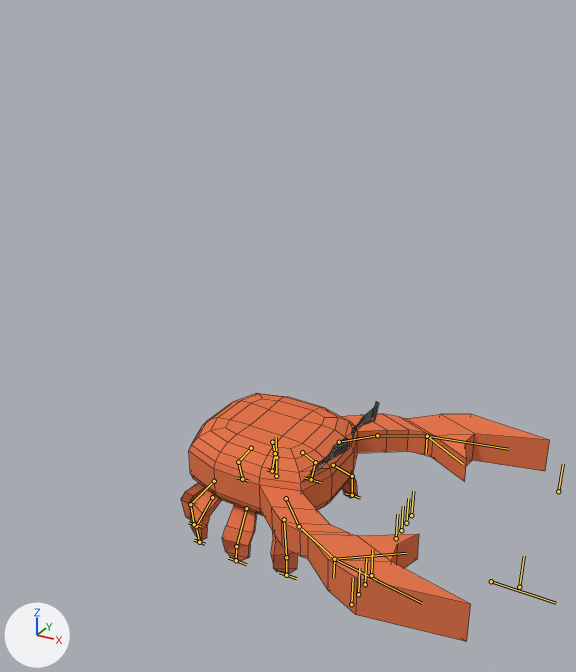
An edit to the Blender file kolme6/Assets/Models/dancing_crab_model.blend, drawn before and after from the same camera.
Rendered twice from a camera (50 mm lens) standing at (11.32, -19.75, 14.34) and looking at (0.68, -0.42, 4.67). Every picture has the same lights, and +X, +Y and +Z are marked at lower left. The bones that bend it are drawn over the model as lines. Mesh edges are drawn as thin lines.
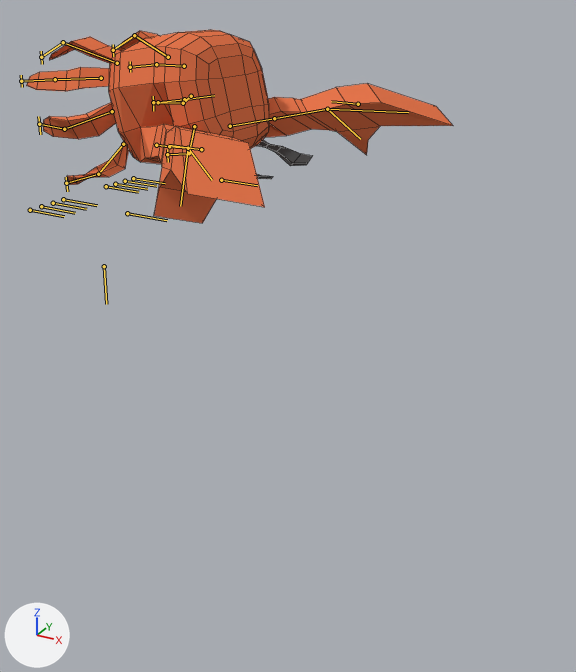
The newer file adds an action. The first version stands in its rest pose; the second is drawn at frame 78 of the action 'Voltti'.

Pixel boxes [x1, y1, x2, y2] of what changed, in the pictures (576 x 672 px):
'Cube', posed (16% wider, 22% shorter)
    before: [181, 393, 549, 642]
    after: [26, 30, 453, 223]
bone 'Ctrl Bone', root to tip
    before: (491, 581) to (556, 603)
    after: (104, 266) to (106, 304)
bone 'Torso', root to tip
    before: (276, 476) to (276, 457)
    after: (158, 102) to (184, 99)
bone '1stLeg IK.L', root to tip
    before: (352, 495) to (345, 493)
    after: (167, 154) to (167, 149)
bone '2ndLeg IK.L', root to tip
    before: (311, 479) to (304, 477)
    after: (153, 102) to (153, 96)
bone '3rd Leg IK.L', root to tip
    before: (272, 471) to (267, 469)
    after: (130, 67) to (130, 61)
bone '4th Leg IK.L', root to tip
    before: (242, 479) to (237, 477)
    after: (113, 50) to (113, 44)
bone 'LowerArm IK.L', root to tip
    before: (427, 436) to (426, 452)
    after: (358, 104) to (331, 101)
bone 'Elbow.L', root to tip
    before: (558, 491) to (563, 464)
    after: (221, 180) to (257, 185)
bone '1stLeg IK.R.001', root to tip
    before: (286, 575) to (279, 572)
    after: (66, 183) to (66, 177)
bone '2ndLeg IK.R.001', root to tip
    before: (236, 560) to (228, 558)
    after: (39, 124) to (38, 116)
bone '3rd Leg IK.R.001', root to tip
    before: (199, 542) to (194, 540)
    after: (21, 81) to (21, 75)
bone '4th Leg IK.R.001', root to tip
    before: (194, 524) to (188, 522)
    after: (41, 57) to (41, 51)
bone 'LowerArm IK.R.001', root to tip
    before: (334, 559) to (333, 578)
    after: (201, 149) to (168, 145)
bone 'Elbow.R.001', root to tip
    before: (519, 587) to (524, 556)
    after: (127, 213) to (167, 220)

What the commit changed:
Bone 'Ctrl Bone' (bone_ctrl_bone) moves from (0.0, 0.0, 0.0) to (-10.67, -14.18, 0.0).
Bone 'Ctrl Bone' (bone_ctrl_bone) turns from (0, 0, 0) to (0, 0, -92) degrees about its own x, y and z.
Bone 'Torso' (bone_torso) moves from (0.0, 0.0, 0.0) to (-0.38, 0.63, 0.0).
Bone 'Torso' (bone_torso) turns from (0, 0, 0) to (0, 0, 14) degrees about its own x, y and z.
Bone '1stLeg IK.L' (bone_1stleg_ik_l) moves from (0.0, 0.0, 0.0) to (-0.3, -0.72, 1.65).
Bone '2ndLeg IK.L' (bone_2ndleg_ik_l) moves from (0.0, 0.0, 0.0) to (-0.3, -0.19, 0.99).
Bone '3rd Leg IK.L' (bone_3rd_leg_ik_l) moves from (0.0, 0.0, 0.0) to (-0.3, -0.21, 0.24).
Bone '4th Leg IK.L' (bone_4th_leg_ik_l) moves from (0.0, 0.0, 0.0) to (-0.3, -0.2, 0.43).
Bone 'LowerArm IK.L' (bone_lowerarm_ik_l) moves from (0.0, 0.0, 0.0) to (-4.13, -4.22, 0.56).
Bone 'Elbow.L' (bone_elbow_l) moves from (0.0, 0.0, 0.0) to (-5.27, 0.21, 0.0).
Bone '1stLeg IK.R.001' (bone_1stleg_ik_r_001) moves from (0.0, 0.0, 0.0) to (-0.3, -0.72, 1.65).
Bone '2ndLeg IK.R.001' (bone_2ndleg_ik_r_001) moves from (0.0, 0.0, 0.0) to (-0.3, -0.19, 0.99).
Bone '3rd Leg IK.R.001' (bone_3rd_leg_ik_r_001) moves from (0.0, 0.0, 0.0) to (-0.3, -0.21, 0.24).
Bone '4th Leg IK.R.001' (bone_4th_leg_ik_r_001) moves from (0.0, 0.0, 0.0) to (-0.3, -0.2, 0.43).
Bone 'LowerArm IK.R.001' (bone_lowerarm_ik_r_001) moves from (0.0, 0.0, 0.0) to (-4.13, -4.22, -0.76).
Bone 'Elbow.R.001' (bone_elbow_r_001) moves from (0.0, 0.0, 0.0) to (-5.27, 0.21, 0.0).
